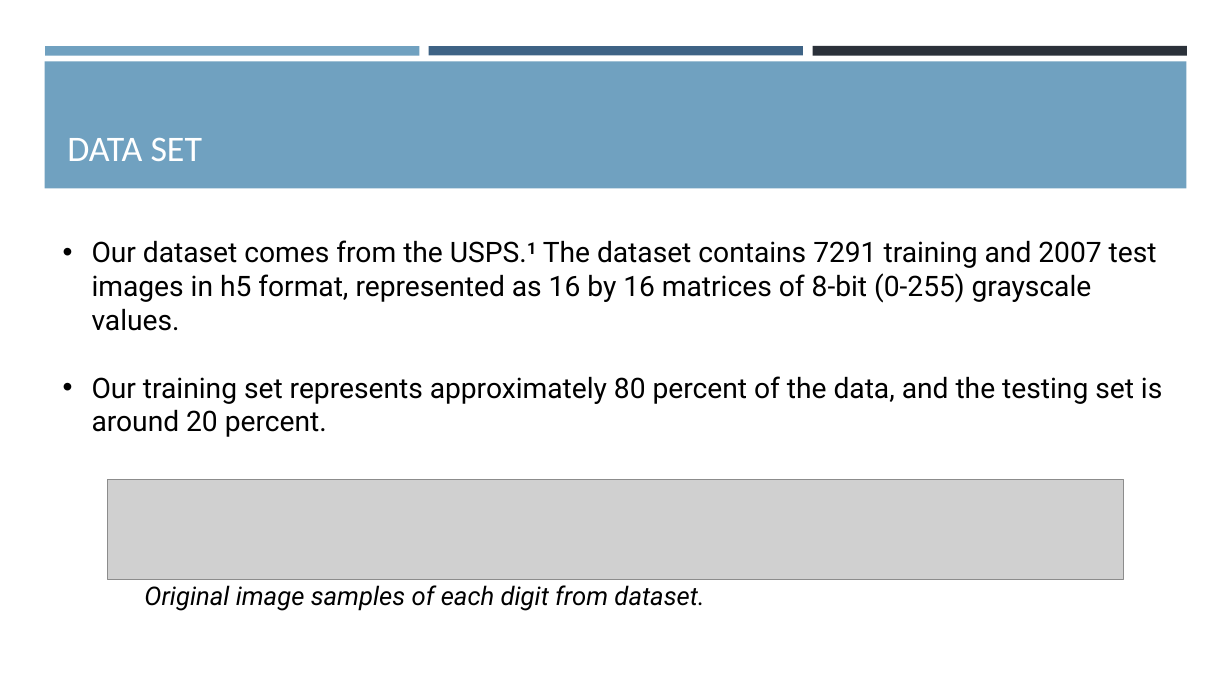
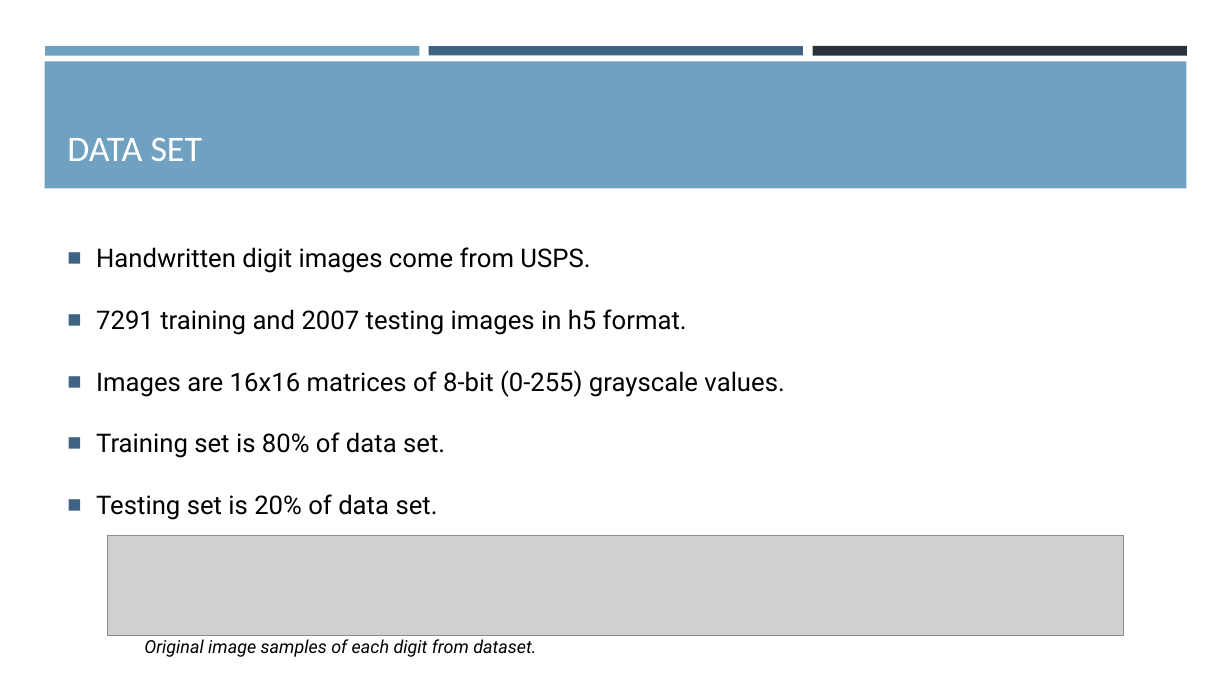
Before and after one commit to justinrnichols/Digit_Recognition, a slide deck: slide 3 of Reports/SVDPowerpoint.pptx. Drawn at 1232x693 pixels with LibreOffice and Linux fonts; fonts in the diff are those of the drawing; grey boxes stand for pictures. Boxes give left, top, right and bottom in pixels: in the first picture for what was removed or moved away, otherwise in the second. Text is boxed around its words. In the diff, an @@ line names an element or a change of style, - is before the commit and + after.

```diff
--- a/Reports/SVDPowerpoint.pptx
+++ b/Reports/SVDPowerpoint.pptx
@@ text at (x1=96, y1=247, x2=784, y2=520): text changed; size 22 to 20 pt @@
-• Our dataset comes from the USPS.1 The dataset contains 7291 training and 2007 test images in h5 format, represented as 16 by 16 matrices of 8-bit (0-255) grayscale values.
-• Our training set represents approximately 80 percent of the data, and the testing set is around 20 percent.
+■ Handwritten digit images come from USPS.
+■ 7291 training and 2007 testing images in h5 format.
+■ Images are 16x16 matrices of 8-bit (0-255) grayscale values.
+■ Training set is 80% of data set.
+■ Testing set is 20% of data set.
@@ picture moved from (x1=107, y1=480, x2=1124, y2=579) to (x1=107, y1=536, x2=1124, y2=636) @@
@@ text "Original image samples of each ..." moved from (x1=144, y1=585, x2=704, y2=611) to (x1=144, y1=639, x2=536, y2=657) @@
@@ text "Original image samples of each ..." at (x1=144, y1=639, x2=536, y2=657): size 20 to 14 pt @@
```
Also in this commit, not shown: 15 other slides changed, 2 slides added, 1 other file.
